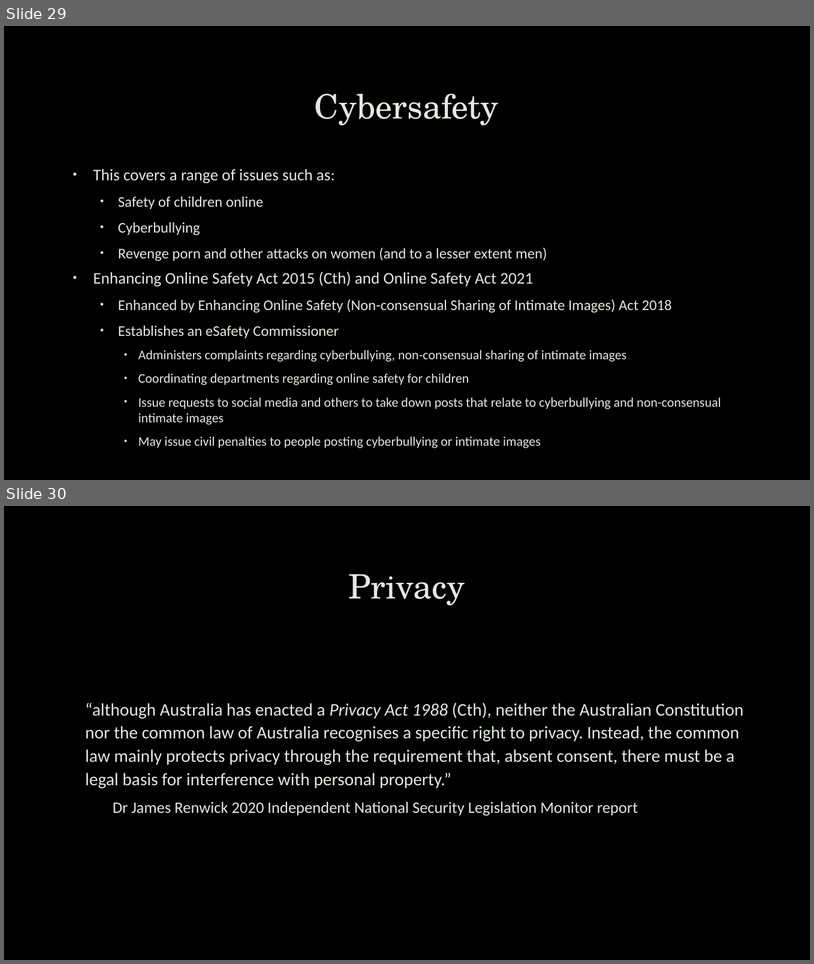
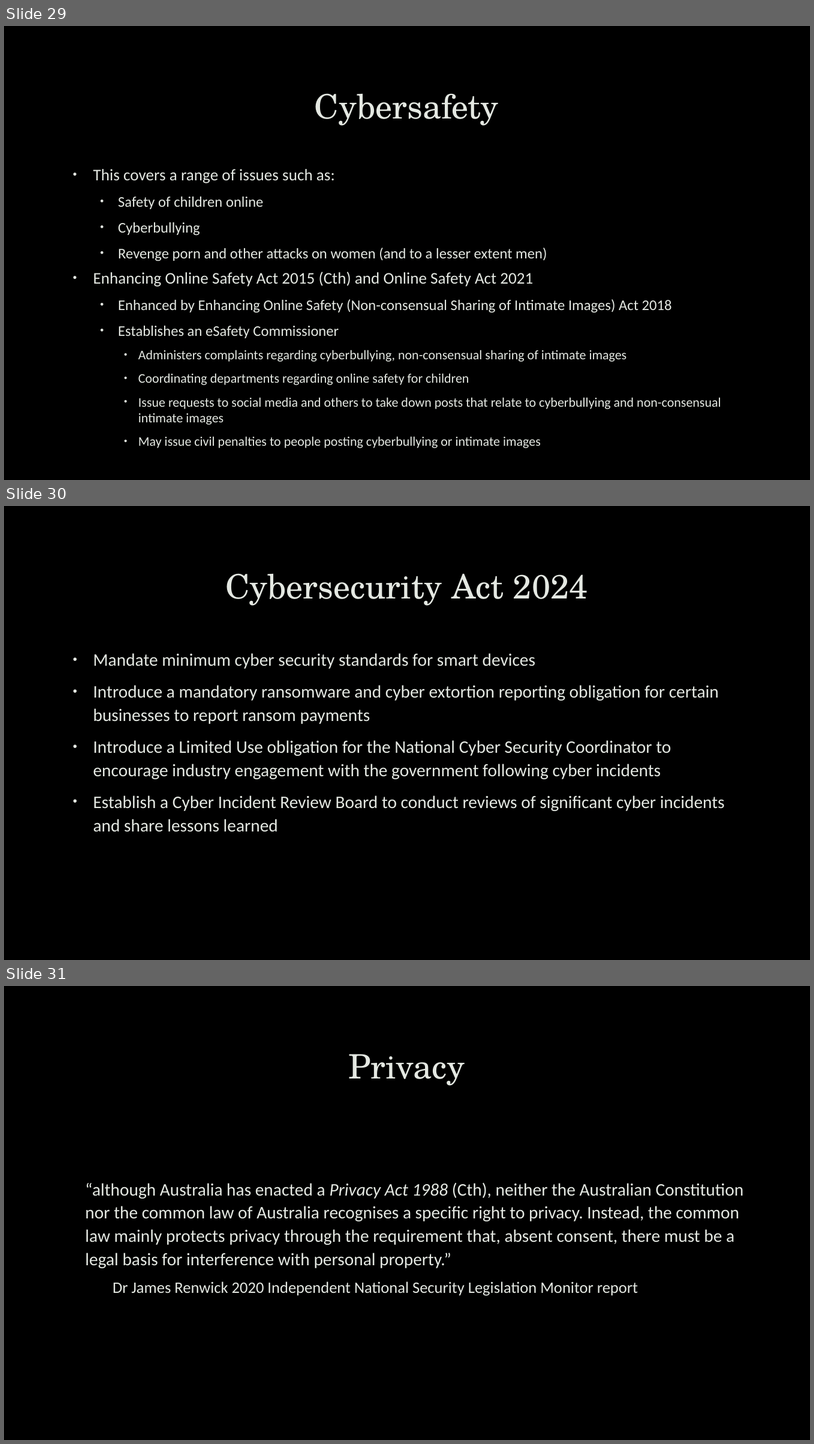
Before and after one commit to robert-mcknight/citx1003, a slide deck: cits1003-lecture_slides/CITS1003-B Cyber Law.pptx. Shown one above the other, each under a label of ours: slides 29 and 30 before the commit, slides 29, 30 and 31 after it. The pictures are 814x964 and 814x1444 pixels, drawn with LibreOffice and Linux fonts; fonts in the diff are those of the drawing; background and template pictures are left out. Boxes give left, top, right and bottom in pixels: in the first picture for what was removed or moved away, otherwise in the second. Text is boxed around its words. In the diff, an @@ line names an element or a change of style, - is before the commit and + after.

```diff
--- a/cits1003-lecture_slides/CITS1003-B Cyber Law.pptx
+++ b/cits1003-lecture_slides/CITS1003-B Cyber Law.pptx
@@ slide 30 added at box(4, 506, 810, 960), background picture (left out) @@
@@ title added at box(225, 573, 588, 606), 40 pt, text #E4E8E2 @@
+Cybersecurity Act 2024
@@ text added at box(93, 653, 725, 832), 21 pt, text #E4E8E2 @@
+• Mandate minimum cyber security standards for smart devices
+• Introduce a mandatory ransomware and cyber extortion reporting obligation for certain businesses to report ransom payments
+• Introduce a Limited Use obligation for the National Cyber Security Coordinator to encourage industry engagement with the government following cyber incidents
+• Establish a Cyber Incident Review Board to conduct reviews of significant cyber incidents and share lessons learned
@@ what was slide 30 is now slide 31 @@
```
Also in this commit, not shown: 8 other files.
